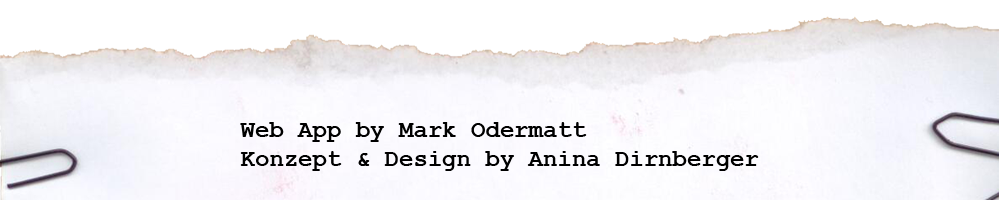
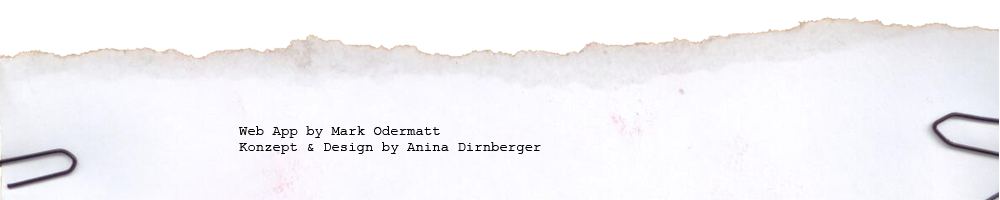
Layer changes from the first 1000px x 200px image to the second:
removed layer "Ebene 3" over [240, 122, 759, 171]
added layer "Web App by Mark Odermatt Konzept & Design by Anina Dirnberger" above "Ebene 1" over [239, 126, 541, 154]
